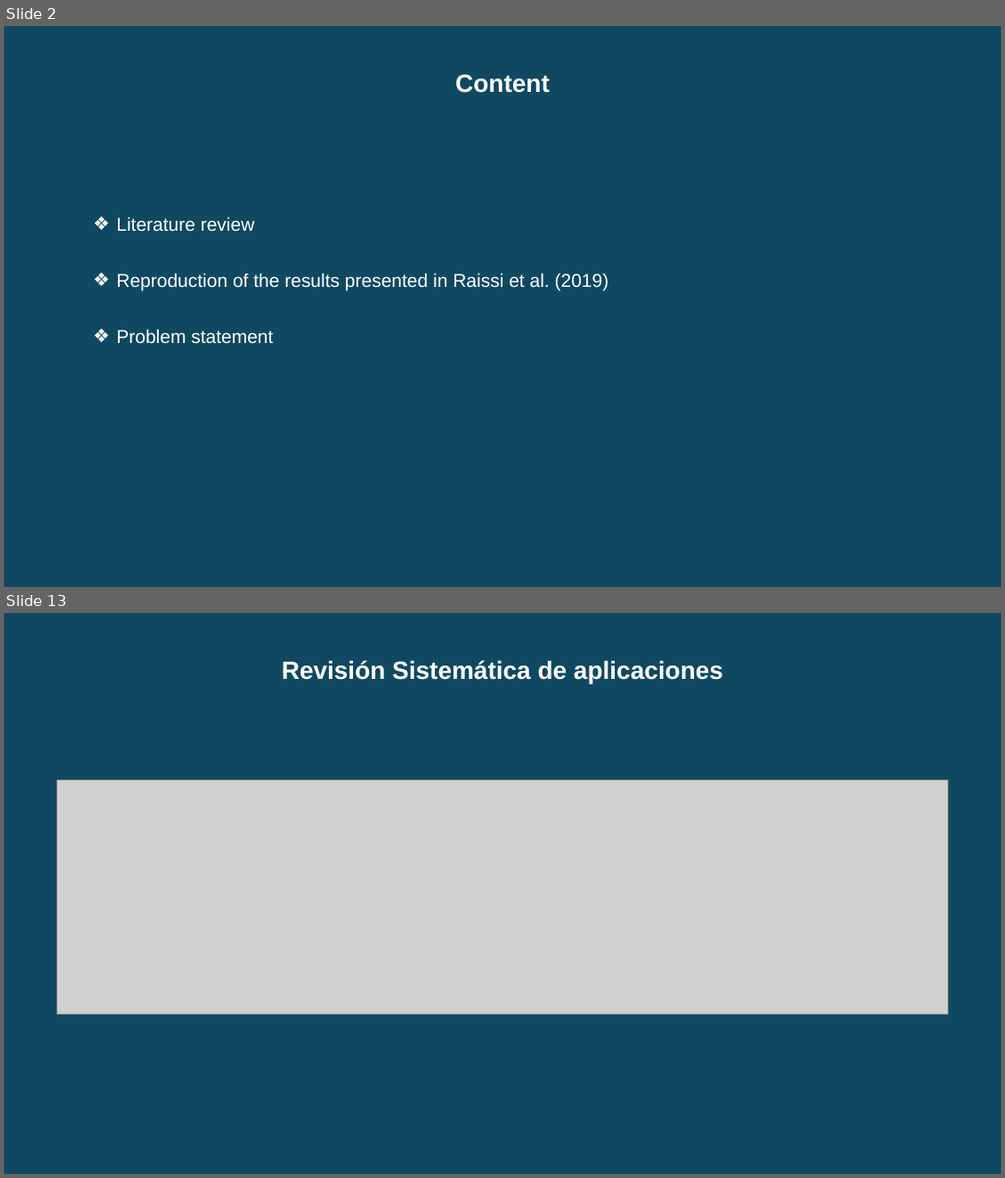
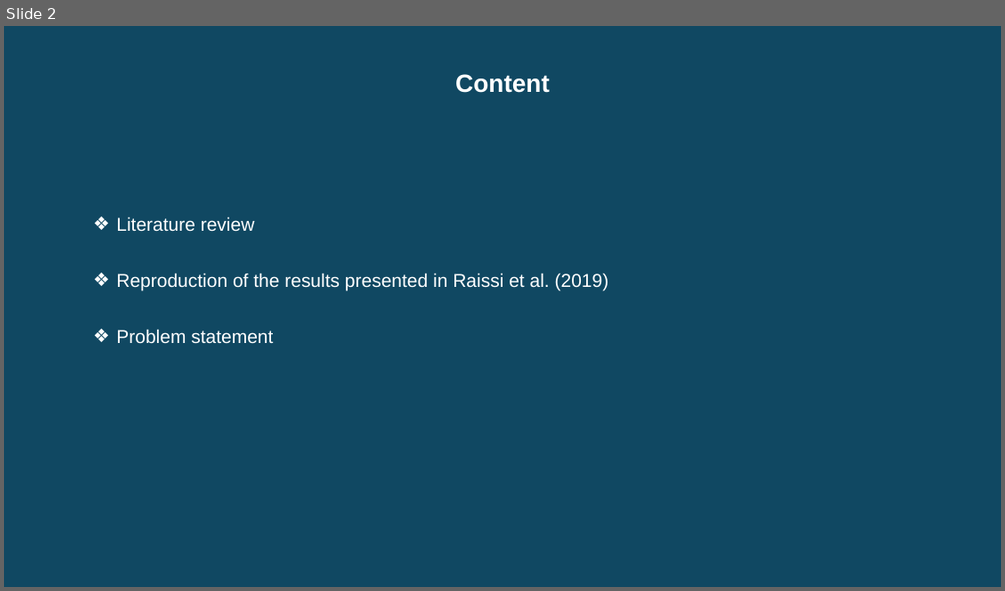
Before and after one commit to oscar-rincon/Review-Seismic-Waves, a slide deck: slides/reunión_27_07_2024.pptx. Shown one above the other, each under a label of ours: slides 2 and 13 before the commit, slide 2 after it; the slides between them are not shown. The pictures are 1005x1178 and 1005x591 pixels, drawn with LibreOffice and Linux fonts; fonts in the diff are those of the drawing; grey boxes stand for pictures. Boxes give left, top, right and bottom in pixels: in the first picture for what was removed or moved away, otherwise in the second. Text is boxed around its words. In the diff, an @@ line names an element or a change of style, - is before the commit and + after.

```diff
--- a/slides/reunión_27_07_2024.pptx
+++ b/slides/reunión_27_07_2024.pptx
@@ slide 13 removed at (4,613,1001,1174), background #FFFFFF @@
@@ rectangle removed at (4,613,1001,1174) @@
@@ text removed at (282,660,723,683) @@
-Revisión Sistemática de aplicaciones
@@ picture removed at (57,780,947,1014) @@
```
Also in this commit, not shown: 10 slides changed, 4 slides added, 1 other slide removed.
